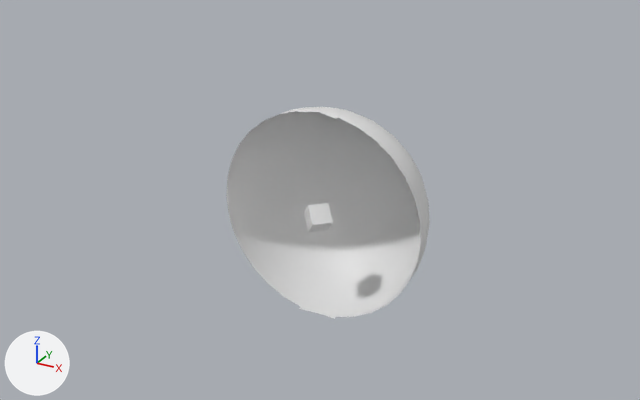
The Blender file _source_assets/project-tiles/tile-1.blend, before and after one commit.
Before and after are seen from a 50 mm lens placed at (18.7, -30.4, 17.9), pointed at (0.0, 3.6, 0.9). Arrows for +X, +Y and +Z are at lower left; the lights stay in place.
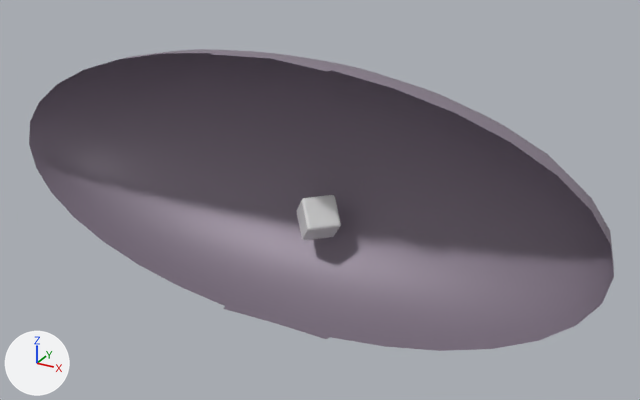
Commit message: Custom tile scenes

Where the change shows, as pixel boxes [x1, y1, x2, y2] in the pictures (640 x 400 px):
'Sphere', recoloured, moved, rescaled (186% wider, 42% taller): before [226, 107, 430, 319]; after [29, 49, 614, 351]
'Cube', reshaped, moved, turned, rescaled: before [304, 203, 333, 233]; after [296, 195, 341, 241]

What the commit changed:
Material 'Background' (mat_background) is new.
Its base color is (0.264, 0.219, 0.28) (grey #8c8190).
Its metallic is 0.163.
Its roughness is 0.51.
me_sphere has 261 vertices, 260 faces and spans x -1.0..1.0, y -0.04..1.0, z -1.0..1.0.
me_sphere now uses material mat_background (grey #8c8190).
me_cube_001 has 8 vertices, 6 faces and spans x -1.0..1.0, y -1.0..1.0, z -1.0..1.0.
me_cube_001 is used by ob_cube; location (0.0, 3.45, 0.0); rotation (0.785, 0.0, 0.785), in degrees (45, 0, 45); scale (0.508, 0.508, 0.508).
me_cube_001 part 1: the whole mesh is multiplied about its middle by the matrix ((0.583, -0.412, 0.412), (0.583, 0.412, -0.412), (0.0, 0.583, 0.583)), then moved by (0.0, 3.45, 0.0).
Object 'Sphere' (ob_sphere) moves from (0.0, 3.45, 0.0) to (0.0, -0.58, 2.5).
Object 'Sphere' (ob_sphere) is rescaled from (5.31, 5.31, 5.31) to (14.4, 6.22, 6.22).
Object 'Cube' (ob_cube) turns from (45, 0, 45) to (0, 0, 0) degrees about x, y and z.
Object 'Cube' (ob_cube) is rescaled from (0.508, 0.508, 0.508) to (1.0, 1.0, 1.0).
Object 'Cube' (ob_cube) moves from (0.0, 3.45, 0.0) to (0.0, 0.0, 0.0).
